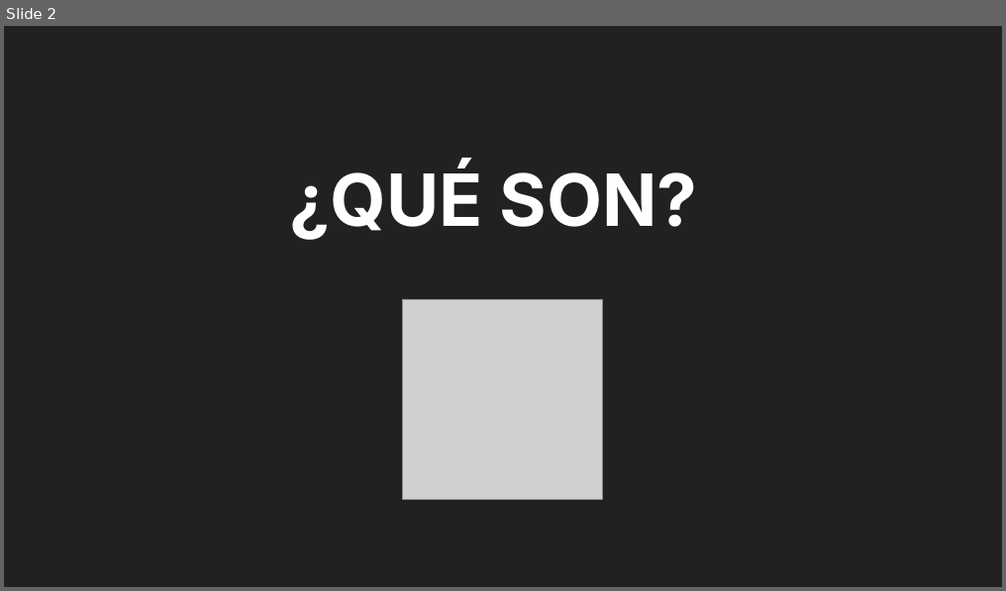
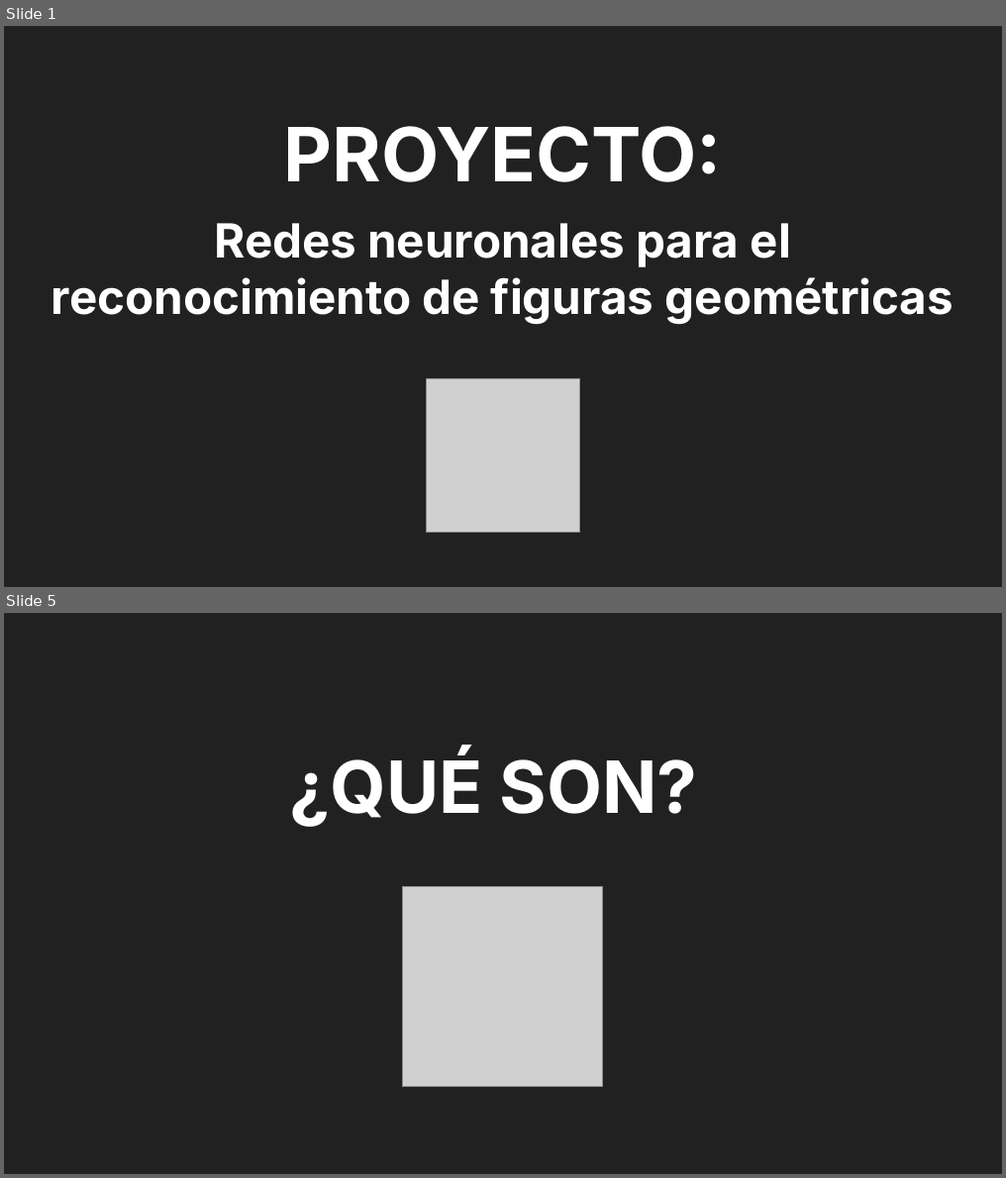
Before and after one commit to VataUTN/Deteccion_de_Figuras_Geometricas, a slide deck: Parcial MI.odp. Shown one above the other, each under a label of ours: slide 2 before the commit, slides 1 and 5 after it; the slides between them are not shown. The pictures are 1006x591 and 1006x1178 pixels, drawn with LibreOffice and Linux fonts; fonts in the diff are those of the drawing; grey boxes stand for pictures. Boxes give left, top, right and bottom in pixels: in the first picture for what was removed or moved away, otherwise in the second. Text is boxed around its words. In the diff, an @@ line names an element or a change of style, - is before the commit and + after.

```diff
--- a/Parcial MI.odp
+++ b/Parcial MI.odp
@@ slide 1 added at [4, 26, 1002, 587], background #212121 @@
@@ title added at [52, 126, 953, 325], 34 pt, text #FFFFFF, bold @@
+PROYECTO:
+Redes neuronales para el reconocimiento de figuras geométricas
@@ picture added at [426, 379, 580, 533] @@
@@ what was slide 2 is now slide 5 @@
```
Also in this commit, not shown: 3 slides changed, 4 other slides added, 2 slides removed.
